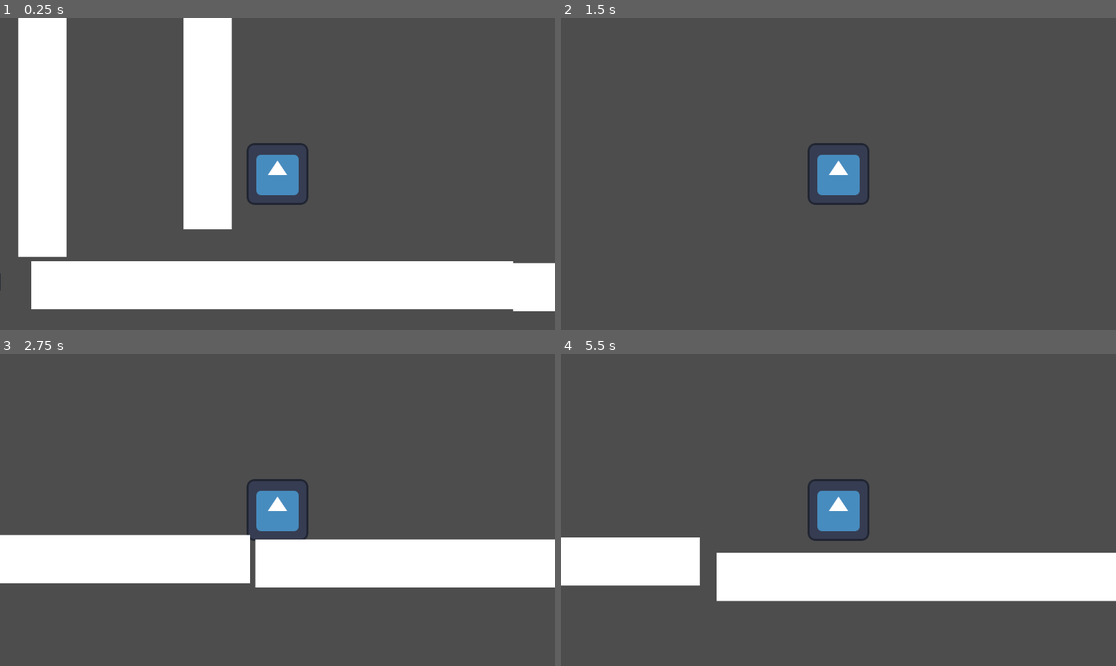
Above: before the commit, frames 1-4 (two rows, left to right).
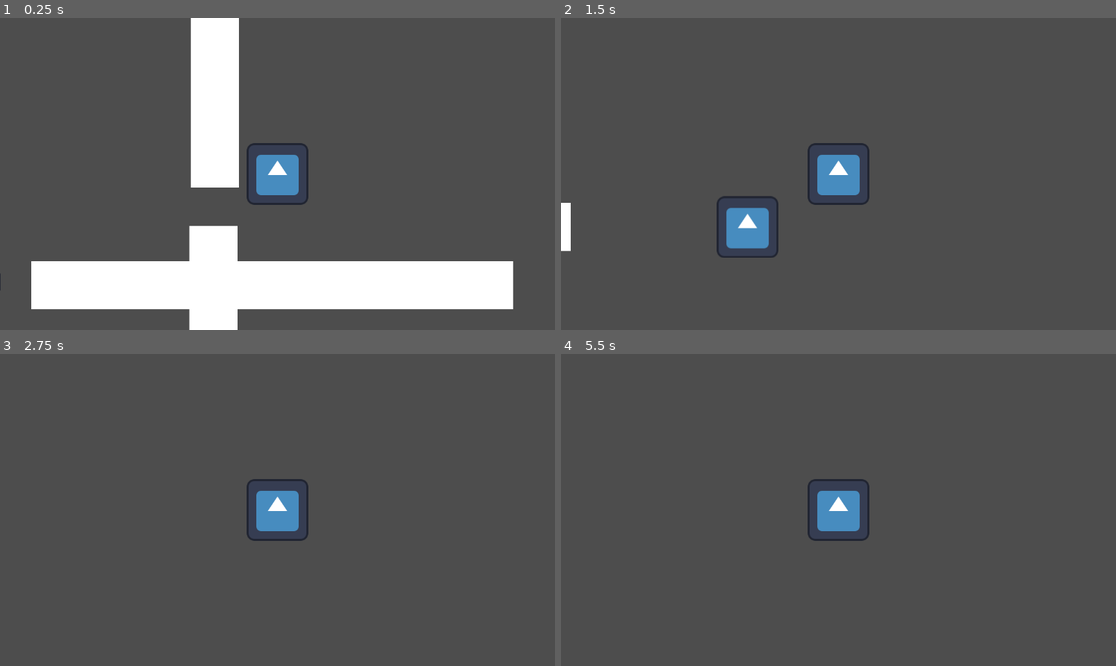
Above: after the commit, the same moments.

Repository: tristeceratops/42GameJam
Game: Godot game, scene res://testing stages/charakter_testing_env.tscn
Two runs of this game, one before a commit and one after it. Both use one fixed random seed, a clock stepped at 60 frames per second and the inputs below. The engine's default icon, where the game draws it, is replaced by a stand-in: a white triangle on a blue panel in a dark square.
Inputs:
- Up to frame 1 (0.25 s): no input
- Up to frame 2 (1.5 s): tap Enter (ui_accept) at 0.5, 0.77 s; hold Shift (run) 0.53-1.28 s; hold D (right) from 0.53 s (still down); tap E (dash) at 0.6 s; tap Shift (run) at 1.35 s
- Up to frame 3 (2.75 s): tap Enter (ui_accept) at 1.52 s; tap E (dash) at 1.55, 2.1 s; release D (right) at 2.03 s; hold A (left) from 2.03 s (still down); hold Shift (run) from 2.03 s (still down)
- Up to frame 4 (5.5 s): tap Enter (ui_accept) at 2.75, 3.02, 3.5, 3.77, 4.25, 4.52 s; release A (left) at 2.78 s; release Shift (run) at 2.78 s; hold D (right) 2.78-4.28 s; tap Shift (run) at 2.85, 4.35 s; tap E (dash) at 3.05, 3.6, 4.55, 5.1 s; hold Shift (run) 3.53-4.28 s; hold A (left) 4.28-5.03 s; hold D (right) from 5.03 s (still down); hold Shift (run) from 5.03 s (still down)

The runs differ from the first frame. In frame 1, 12% of the frame differs, in the area x 3-100%, y 0-100%; in frame 2, 1.6%; in frame 3, 15%, in the area x 0-100%, y 57-75%; in frame 4, 15%.

Commit message:
no air run
the player cant run anymore in the air, which allso includes a small air resistance

Diff:
--- a/42gamejam Sebastian/scripts/main_charakter.gd
+++ b/42gamejam Sebastian/scripts/main_charakter.gd
@@ -67,7 +67,8 @@
 func returning_the_points(delta):
 	if is_on_floor():
 		doubble_jump = 1
-		dash_count = 1
+		if dash_count != 1:
+			dash_count += delta
 	if not Input.is_action_pressed("down"):
 		if slide_time != max_slide_time:
 			slide_time += delta
@@ -76,6 +77,7 @@
 	if Input.is_action_pressed("down") and Input.is_action_pressed("run") and crouching == false and abs(velocity.x) >= 400 and slide_time > 0 and not velocity.x == 0:
 		#velocity.y += 420
 		velocity.x -= 0.001 * MAX_SPEED * -last_dir
+		velocity.y = abs(velocity.x) / 1.5
 		slide_time -= delta
 		$"normal hitbox".disabled = true
 	elif Input.is_action_pressed("down"):
@@ -89,16 +91,16 @@
 
 
 func run()-> void:
-	if dir != 0 and Input.is_action_pressed("run") and not is_on_wall():
+	if dir != 0 and Input.is_action_pressed("run") and not is_on_wall() and is_on_floor():
 		velocity.x += dir * (MAX_SPEED * 3 / acceleration)
 	if abs(velocity.x) > MAX_SPEED * 3 and not is_on_wall():
 		velocity.x = MAX_SPEED * 3 * dir
 
 func dash() -> void:
 	if Input.is_action_just_pressed("dash") and not is_on_floor() and dash_count > 0:
-		velocity.x += 500 * dir
+		velocity.x += 210 * dir
 		dash_count -= 1
-		move_and_collide(velocity)
+		move_and_collide(Vector2(velocity.x, 0))
 
 func walking(delta) -> void:
 	# Accelerate when moving left or right
--- a/42gamejam Sebastian/testing stages/charakter_testing_env.tscn
+++ b/42gamejam Sebastian/testing stages/charakter_testing_env.tscn
@@ -22,19 +22,11 @@
 position = Vector2(-176, 468)
 
 [node name="platforn right-left2" parent="." instance=ExtResource("4_akwvy")]
-position = Vector2(-965, 437)
-
-[node name="StaticBody2D3" parent="." instance=ExtResource("2_p5px5")]
-position = Vector2(980, -1)
-
-[node name="StaticBody2D4" parent="." instance=ExtResource("2_p5px5")]
-position = Vector2(1969, 6)
-
-[node name="StaticBody2D5" parent="." instance=ExtResource("2_p5px5")]
-position = Vector2(2980, 15)
+position = Vector2(708, -5)
+distance = 5000.0
 
 [node name="StaticBody2D6" parent="." instance=ExtResource("2_p5px5")]
-position = Vector2(4003, 33)
+position = Vector2(3999, -9)
 
 [node name="StaticBody2D7" parent="." instance=ExtResource("2_p5px5")]
 position = Vector2(5038, 65)
@@ -58,7 +50,7 @@
 rotation = 0.23911
 
 [node name="wall" parent="." instance=ExtResource("5_d7irh")]
-position = Vector2(-497, -564)
+position = Vector2(-142, 372)
 
 [node name="wall2" parent="." instance=ExtResource("5_d7irh")]
-position = Vector2(-154, -621)
+position = Vector2(-139, -708)
